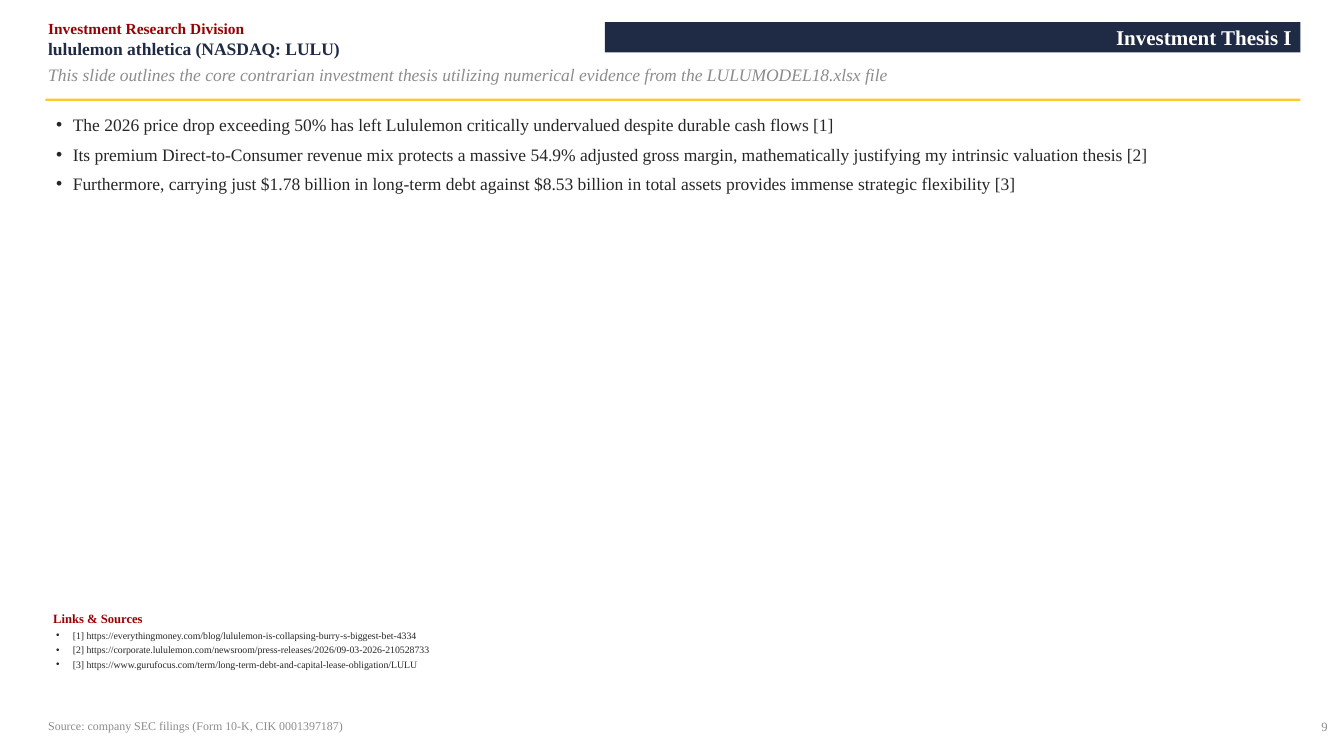
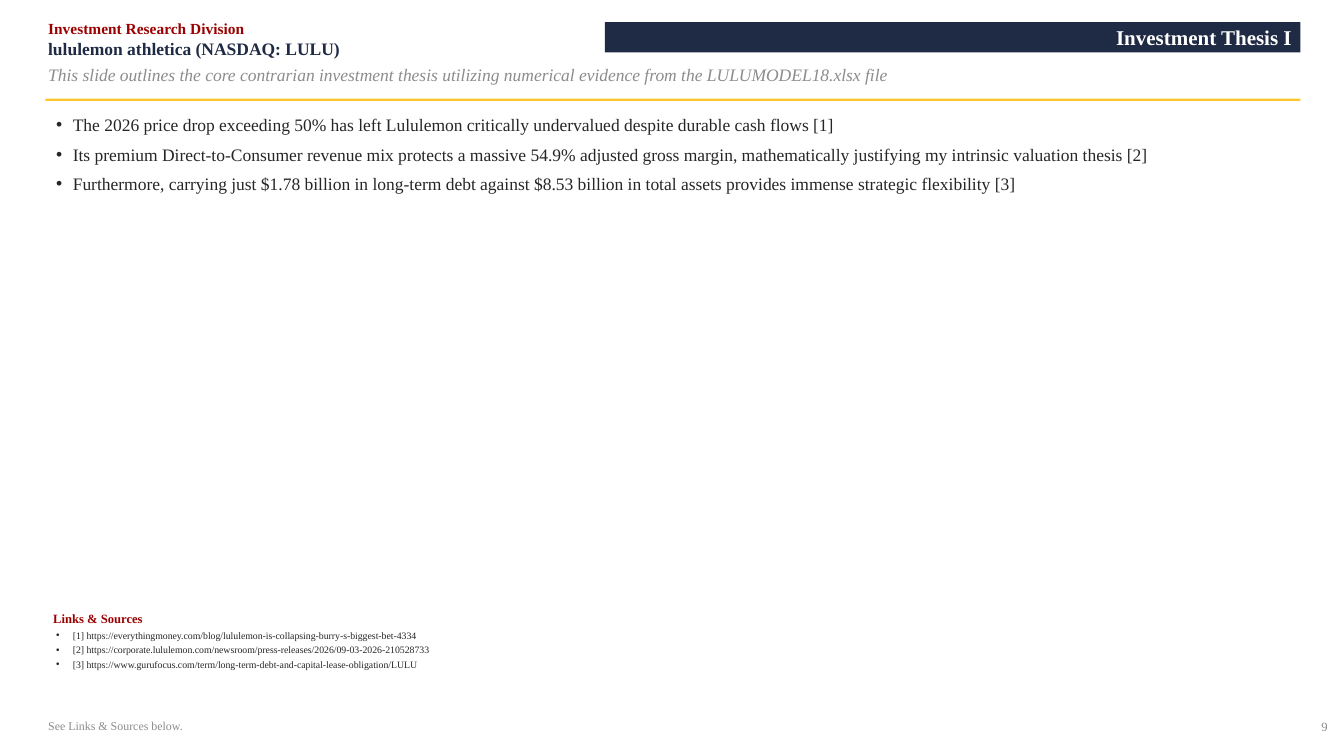
Before and after one commit to vengeanceaiUSC/RM, a slide deck: slide 9 of LULU/LULU_Investment_Pitch_Deck.pptx (slide 10 before the commit). Drawn at 1344x756 pixels with LibreOffice and Linux fonts; fonts in the diff are those of the drawing. Boxes give left, top, right and bottom in pixels: in the first picture for what was removed or moved away, otherwise in the second. Text is boxed around its words. In the diff, an @@ line names an element or a change of style, - is before the commit and + after.

```diff
--- a/LULU/LULU_Investment_Pitch_Deck.pptx
+++ b/LULU/LULU_Investment_Pitch_Deck.pptx
@@ text at [48, 722, 182, 730]: text changed @@
-Source: company SEC filings (Form 10-K, CIK 0001397187)
+See Links & Sources below.
```
Also in this commit, not shown: 12 other slides changed, 1 slide removed, 2 other files.
